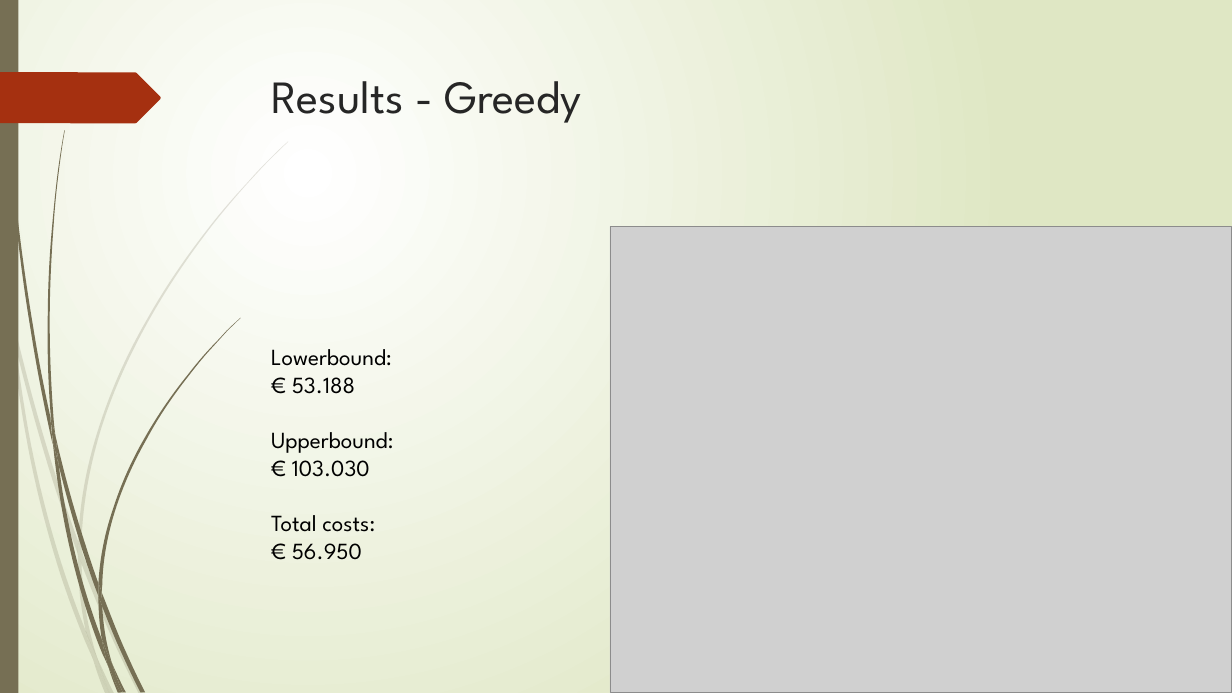
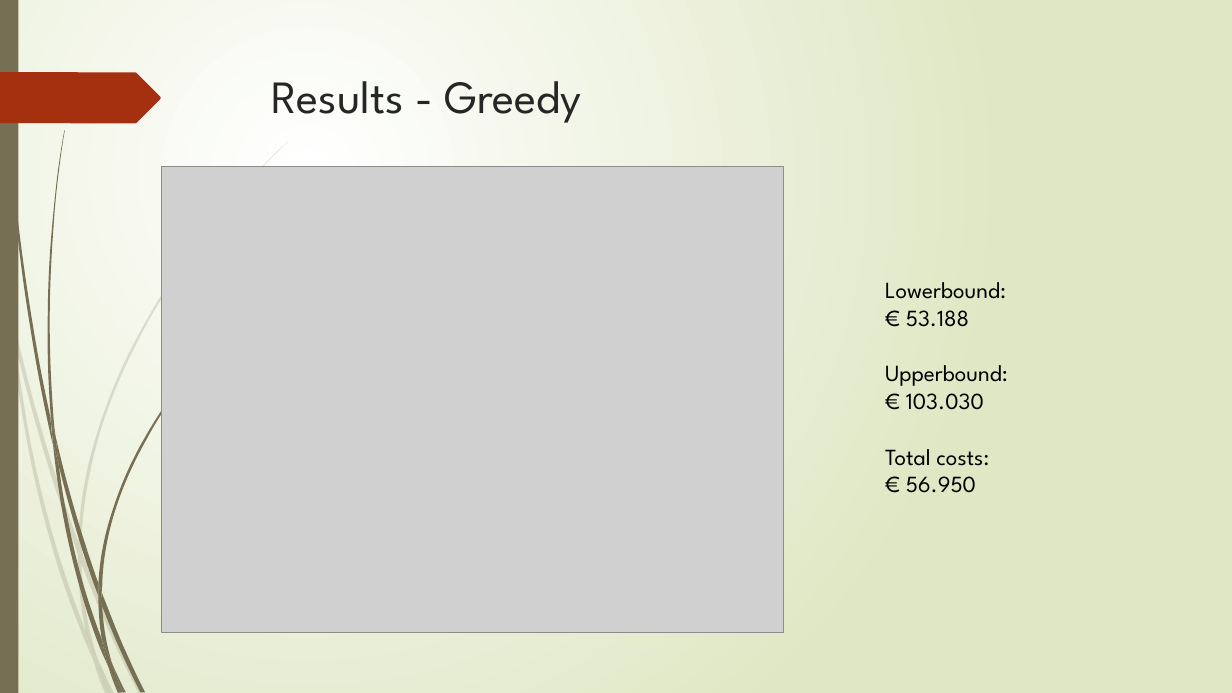
Before and after one commit to broekm006/SmartGrid, a slide deck: slide 12 of Final_V2.pptx (slide 11 before the commit). Drawn at 1232x693 pixels with LibreOffice and Linux fonts; fonts in the diff are those of the drawing; grey boxes stand for pictures. Boxes give left, top, right and bottom in pixels: in the first picture for what was removed or moved away, otherwise in the second. Text is boxed around its words. In the diff, an @@ line names an element or a change of style, - is before the commit and + after.

```diff
--- a/Final_V2.pptx
+++ b/Final_V2.pptx
@@ picture: place and size @@
-picture at (610,226,1232,693)
+picture at (162,166,784,633)
@@ text "Lowerbound:": place and size @@
-text "Lowerbound:" at (271,349,394,560)
+text "Lowerbound:" at (885,282,1008,493)
```
Also in this commit, not shown: 4 other slides changed, 1 slide added, 1 other file.
